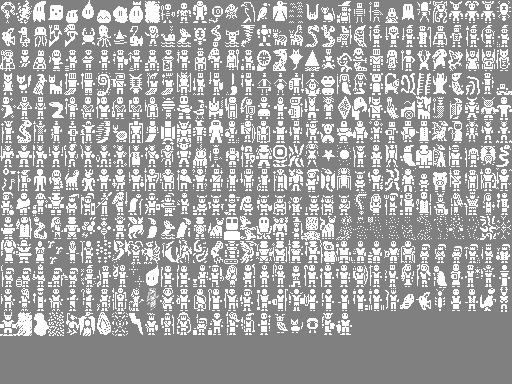
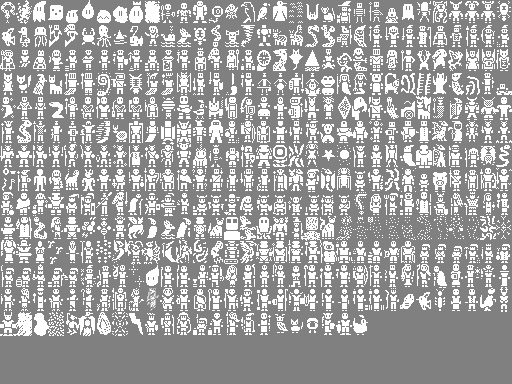
Two versions of the same layered image (512x384). Layer-by-layer changes:
painted on "creature_sprites.png" over [353, 315, 368, 335]
